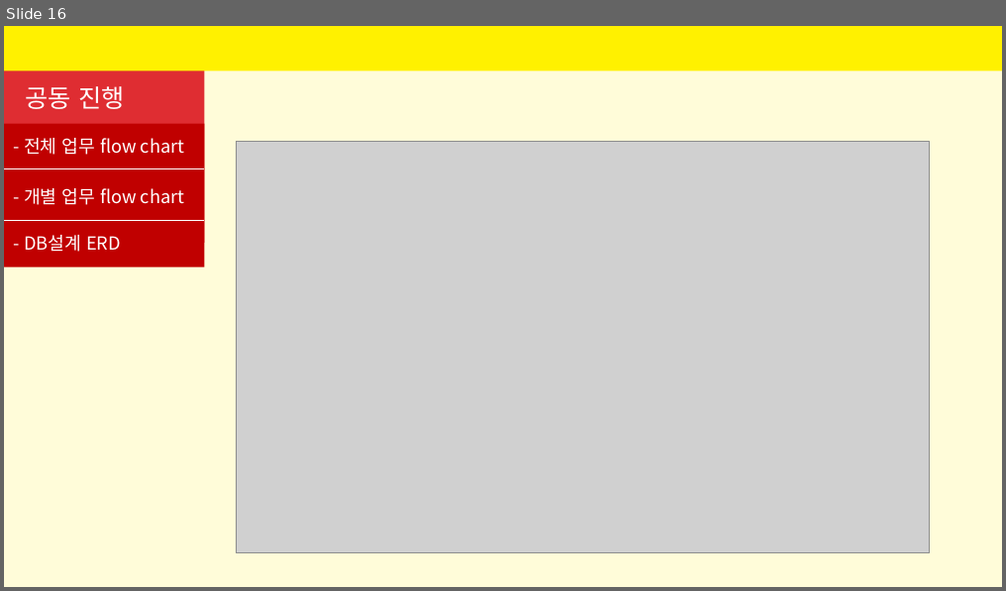
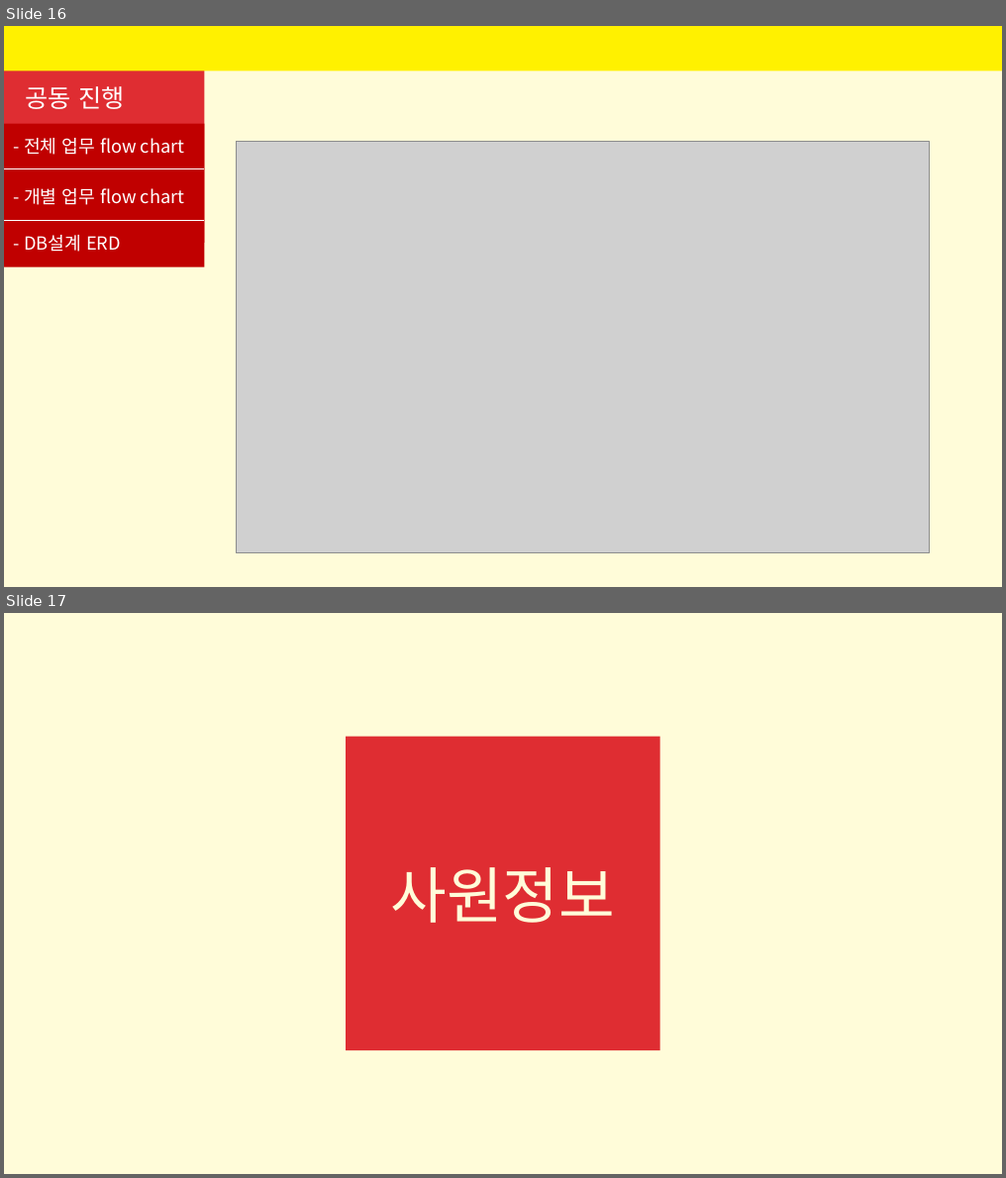
Before and after one commit to SeyoungKim30/HRmanagingApp, a slide deck: 인사프로그램-김세영.pptx. Shown one above the other, each under a label of ours: slide 16 before the commit, slides 16 and 17 after it. The pictures are 1006x591 and 1006x1178 pixels, drawn with LibreOffice and Linux fonts; fonts in the diff are those of the drawing; grey boxes stand for pictures. Boxes give left, top, right and bottom in pixels: in the first picture for what was removed or moved away, otherwise in the second. Text is boxed around its words. In the diff, an @@ line names an element or a change of style, - is before the commit and + after.

```diff
--- a/인사프로그램-김세영.pptx
+++ b/인사프로그램-김세영.pptx
@@ slide 17 added at (4, 613, 1002, 1174), background #FFFCD9 @@
@@ rectangle added at (347, 737, 660, 1052), fill #DF2D32 @@
@@ title added at (391, 867, 616, 923), 44 pt, text #FFFCD9 @@
+사원정보
```
Also in this commit, not shown: 3 slides changed, 7 other slides added, 1 slide removed, 6 other files.
